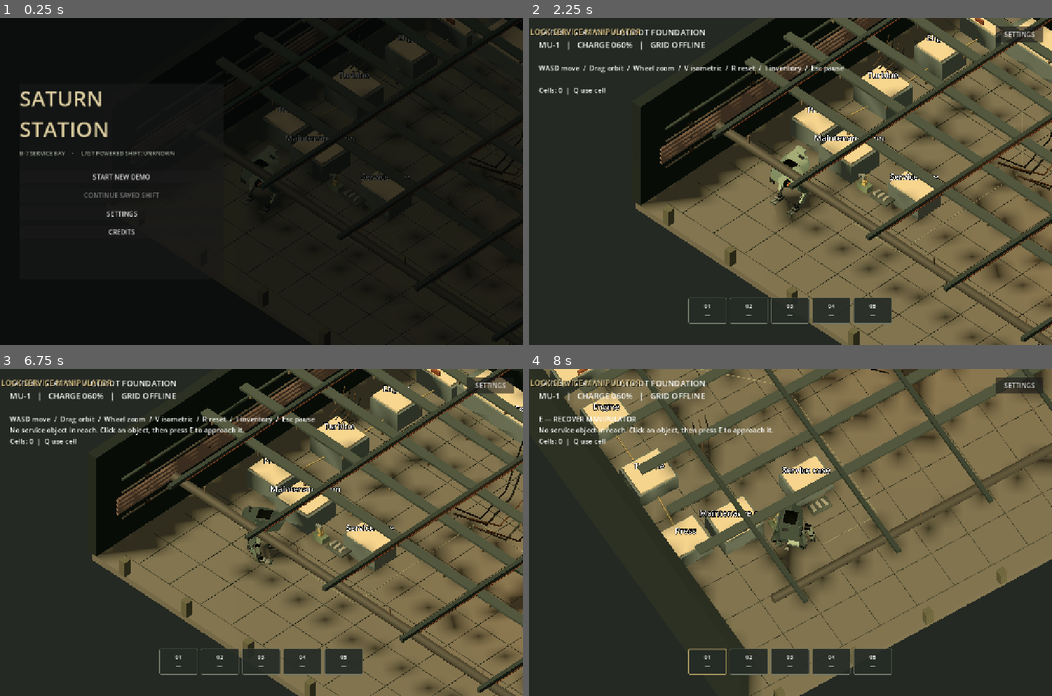
Above: before the commit, frames 1-4 (two rows, left to right).
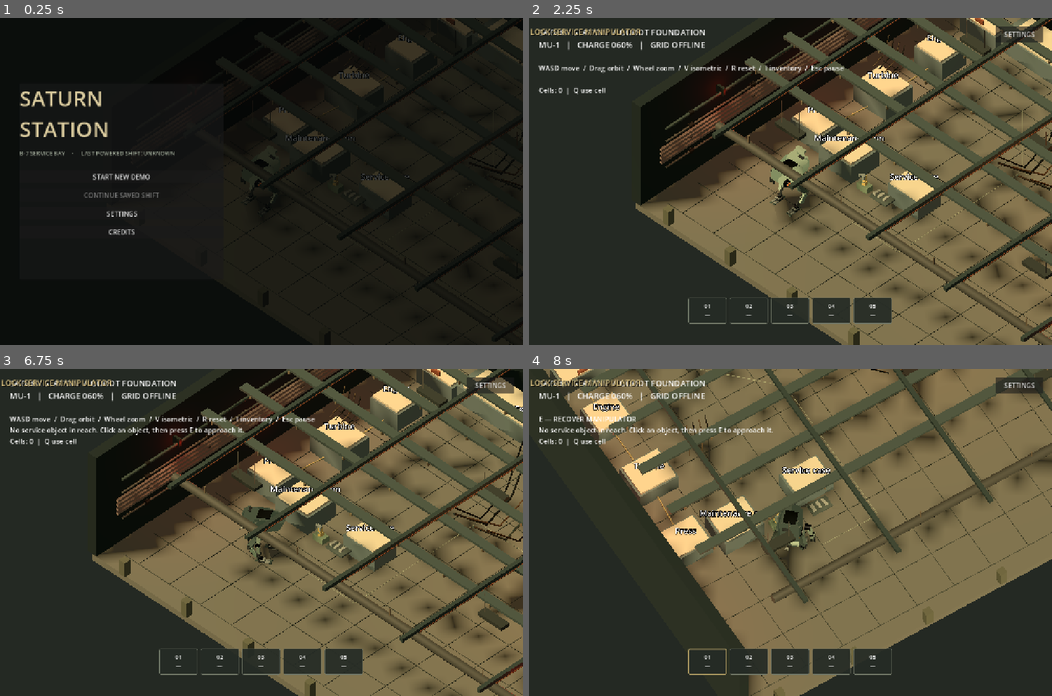
Above: after the commit, the same moments.

Repository: thetruenadia/saturn-station
Game: Godot game, scene res://main_menu.tscn
The game is run twice, just before and just after one commit, with the same random seed, the same clock (stepped at 60 frames per second) and the same inputs.
Inputs (mouse positions are in pixels of both pictures, inside the frame that each line leads up to):
- Up to frame 1 (0.25 s): no input
- Up to frame 2 (2.25 s): click "START NEW DEMO" at 0.5 s; click "BEGIN BOOT SEQUENCE" at 1.25 s; click "Y · SKIP CUTSCENE" at 2 s
- Up to frame 3 (6.75 s): click "SETTINGS" at 2.75 s; click "BACK TO PAUSE MENU" at 3.5 s; click "RESTART DEMO" at 4.25 s; click "BEGIN BOOT SEQUENCE" at 5 s; click "Y · SKIP CUTSCENE" at 5.75 s; tap Enter at 6.5 s; move the mouse to (376, 516) at 6.52 s; hold D from 6.53 s (still down); tap E at 6.6 s; click (376, 516) at 6.67 s
- Up to frame 4 (8 s): tap 1 at 6.8 s; release D at 7.25 s; drag from (685, 548) to (764, 597) at 7.27 s

The runs differ from the first frame. In frame 1, less than 0.1% of the frame differs, in the area x 51-100%, y 6-80%; in frame 2, 0.9%; in frame 3, 1.0%, in the area x 30-100%, y 0-100%; in frame 4, 0.2%.

Commit message:
Add staged workshop power lighting

Diff:
--- a/godot/test_workshop.gd
+++ b/godot/test_workshop.gd
@@ -24,6 +24,15 @@
 	assert(workshop.hotbar_slots.size() == 5)
 	assert(workshop.ambient_player.playing)
 	assert((workshop.ambient_player.stream as AudioStreamWAV).loop_mode == AudioStreamWAV.LOOP_FORWARD)
+	var atmosphere = workshop.infrastructure
+	var work_lights: Array = atmosphere.get("work_fixture_lights")
+	var emergency_lights: Array = atmosphere.get("emergency_lights")
+	assert(work_lights.size() == 6 and emergency_lights.size() == 6)
+	assert(not atmosphere.get("powered"))
+	for light in work_lights:
+		assert(is_zero_approx(light.light_energy))
+	for light in emergency_lights:
+		assert(light.light_energy > 0.0 and absf(light.position.x) > 13.0)
 	var desktop_inventory_layout: Dictionary = workshop._inventory_layout_for_width(1280.0)
 	assert(desktop_inventory_layout["panel_width"] == 780.0 and desktop_inventory_layout["columns"] == 5)
 	var mobile_inventory_layout: Dictionary = workshop._inventory_layout_for_width(320.0)
@@ -246,6 +255,10 @@
 	approach_target("Auxiliary power")
 	workshop.interact()
 	assert(workshop.powered and workshop.progression.powered)
+	assert(atmosphere.get("powered") and is_zero_approx(work_lights[0].light_energy))
+	await create_timer(1.9).timeout
+	for light in work_lights:
+		assert(light.light_energy > 0.0)
 	assert(workshop._current_directive().contains("ACCESS NOTE"))
 
 	# Recover the guaranteed recipe drops and the access card through the same
@@ -327,6 +340,11 @@
 	workshop.progression.authenticated = true
 	workshop.run_terminal_command("3")
 	assert(not workshop.powered and not workshop.progression.powered and workshop.mode == "")
+	assert(not atmosphere.get("powered"))
+	for light in work_lights:
+		assert(is_zero_approx(light.light_energy))
+	for light in emergency_lights:
+		assert(light.light_energy > 0.5)
 	workshop.charge = 0.0
 	workshop._physics_process(0.01)
 	assert(workshop.death_active and workshop.death_overlay.visible)
--- a/godot/workshop.gd
+++ b/godot/workshop.gd
@@ -52,6 +52,7 @@
 var hotbar_selected := -1
 var power_lamp: MeshInstance3D
 var amber_light: OmniLight3D
+var infrastructure: Node3D
 var yaw := PI / 4.0
 var pitch := 0.72
 var zoom := 15.0
@@ -266,7 +267,7 @@
 		block(self, Vector3(x,0.0,0), Vector3(0.025,0.025,20), "35382f")
 	for z in range(-10,11,2):
 		block(self, Vector3(0,0.0,z), Vector3(26,0.025,0.025), "35382f")
-	var infrastructure := preload("res://workshop_atmosphere.tscn").instantiate()
+	infrastructure = preload("res://workshop_atmosphere.tscn").instantiate()
 	infrastructure.name = "ExposedStationInfrastructure"
 	add_child(infrastructure)
 	for item in room:
@@ -366,6 +367,7 @@
 	_build_pause_screen(layer)
 	if persistence_enabled:
 		_load_progress()
+	infrastructure.call("set_power_state",powered)
 	update_camera()
 	get_viewport().size_changed.connect(_on_viewport_size_changed)
 	if get_tree().has_meta("start_maker_opening") and bool(get_tree().get_meta("start_maker_opening")):
@@ -1358,6 +1360,7 @@
 				return
 			powered = true
 			progression.powered = true
+			infrastructure.call("set_power_state",true)
 			power_lamp.material_override = material("72ff92",true)
 			amber_light.light_color = Color("d4b56d")
 			message = "Auxiliary grid online."
@@ -1607,6 +1610,7 @@
 		"3":
 			powered = false
 			progression.powered = false
+			infrastructure.call("set_power_state",false)
 			progression.authenticated = false
 			terminal_booted = false
 			power_lamp.material_override = material("70412a")
@@ -1710,6 +1714,7 @@
 	if progression.note_taken:
 		note_visual.hide()
 	if powered:
+		infrastructure.call("set_power_state",true)
 		power_lamp.material_override = material("72ff92", true)
 		amber_light.light_color = Color("d4b56d")
 	if progression.claw_salvaged:
--- a/godot/workshop_atmosphere.gd
+++ b/godot/workshop_atmosphere.gd
@@ -2,12 +2,110 @@
 ## Reusable ceiling and wall infrastructure for the service workshop.
 ## The exposed cable looms echo the observatory machinery reference while
 ## keeping the work floor, lockers, and service routes open.
+
+var work_fixture_lights: Array[OmniLight3D] = []
+var work_fixture_emitters: Array[MeshInstance3D] = []
+var emergency_lights: Array[OmniLight3D] = []
+var emergency_emitters: Array[MeshInstance3D] = []
+var powered := false
+var ignition_elapsed := 0.0
+var ignition_active := false
 
 func _ready() -> void:
 	_add_ceiling_trays()
 	_add_hanging_umbilicals()
 	_add_wall_pipework()
 	_add_distribution_cabinets()
+	_add_lighting_fixtures()
+	set_power_state(false)
+
+func _process(delta: float) -> void:
+	if not ignition_active:
+		return
+	ignition_elapsed += delta
+	var complete := true
+	for index in range(work_fixture_lights.size()):
+		var elapsed := ignition_elapsed-float(index)*0.18
+		var level := 0.0
+		if elapsed >= 0.0:
+			if elapsed < 0.16:
+				level = 0.65
+			elif elapsed < 0.38:
+				level = 0.08
+			elif elapsed < 0.65:
+				level = 0.85
+			elif elapsed < 0.82:
+				level = 0.35
+			else:
+				level = minf(1.0,0.6+(elapsed-0.82)*2.0)
+		if level < 1.0:
+			complete = false
+		work_fixture_lights[index].light_energy = 2.1*level
+		var emitter_material := work_fixture_emitters[index].material_override as StandardMaterial3D
+		emitter_material.emission_energy_multiplier = 3.5*level
+	if complete:
+		ignition_active = false
+
+func set_power_state(value: bool) -> void:
+	powered = value
+	ignition_elapsed = 0.0
+	ignition_active = value
+	for index in range(work_fixture_lights.size()):
+		work_fixture_lights[index].light_energy = 0.0
+		var emitter_material := work_fixture_emitters[index].material_override as StandardMaterial3D
+		emitter_material.emission_energy_multiplier = 0.0
+	for index in range(emergency_lights.size()):
+		emergency_lights[index].light_energy = 0.08 if value else 0.58
+		var emitter_material := emergency_emitters[index].material_override as StandardMaterial3D
+		emitter_material.emission_energy_multiplier = 0.35 if value else 2.4
+
+func _add_lighting_fixtures() -> void:
+	var fixture_positions: Array[Vector3] = [Vector3(-9,4.5,6),Vector3(6,4.7,5),Vector3(-7,4.7,-4),Vector3(5,4.6,-7),Vector3(11.4,4,-9.5),Vector3(0,5,-1)]
+	var fixture_colors: Array[Color] = [Color("ffd6a0"),Color("ffd6a0"),Color("ffd6a0"),Color("c5e5e8"),Color("e9edcc"),Color("e4dfbd")]
+	for index in range(fixture_positions.size()):
+		var position := fixture_positions[index]
+		for side in [-1,1]:
+			_pipe(self,"LightFixtureSuspension",Vector3(position.x+float(side)*0.55,5.9,position.z),Vector3(position.x+float(side)*0.55,position.y,position.z),0.022,Color("676356"))
+		_box(self,"IndustrialLightHousing",position,Vector3(1.55,0.18,0.52),Color("383c35"))
+		var emitter := _box(self,"WorkLightEmitter",position+Vector3(0,-0.105,0),Vector3(1.28,0.045,0.34),fixture_colors[index])
+		var emitter_material := StandardMaterial3D.new()
+		emitter_material.albedo_color = fixture_colors[index]
+		emitter_material.emission_enabled = true
+		emitter_material.emission = fixture_colors[index]
+		emitter_material.emission_energy_multiplier = 0.0
+		emitter.material_override = emitter_material
+		var light := OmniLight3D.new()
+		light.name = "StagedWorkLight_%02d" % index
+		light.position = position+Vector3(0,-0.35,0)
+		light.light_color = fixture_colors[index]
+		light.omni_range = 11.0
+		light.light_energy = 0.0
+		light.shadow_enabled = false
+		add_child(light)
+		work_fixture_emitters.append(emitter)
+		work_fixture_lights.append(light)
+	# Emergency beacons sit directly on the wall structure; there are no freestanding light poles.
+	var emergency_positions: Array[Vector3] = [Vector3(-13.55,4.1,6),Vector3(-13.55,3.0,-5),Vector3(-13.55,1.8,0),Vector3(13.55,4.1,-8),Vector3(13.55,2.9,5),Vector3(13.55,1.8,-2)]
+	for index in range(emergency_positions.size()):
+		var position := emergency_positions[index]
+		var panel := _box(self,"EmergencyBeaconHousing",position,Vector3(0.14,0.44,0.52),Color("33362f"))
+		panel.rotation.y = PI/2.0 if position.x < 0.0 else -PI/2.0
+		var emitter := _box(self,"EmergencyBeaconEmitter",position+Vector3(0.05 if position.x < 0.0 else -0.05,0,0),Vector3(0.06,0.32,0.34),Color("a6190d"))
+		emitter.rotation.y = panel.rotation.y
+		var emitter_material := StandardMaterial3D.new()
+		emitter_material.albedo_color = Color("a6190d")
+		emitter_material.emission_enabled = true
+		emitter_material.emission = Color("ff1608")
+		emitter.material_override = emitter_material
+		var light := OmniLight3D.new()
+		light.name = "WallEmergencyLight_%02d" % index
+		light.position = position+Vector3(0.34 if position.x < 0.0 else -0.34,0,0)
+		light.light_color = Color("ff2410")
+		light.omni_range = 8.0
+		light.shadow_enabled = false
+		add_child(light)
+		emergency_emitters.append(emitter)
+		emergency_lights.append(light)
 
 func _material(color: Color, metal := 0.55, rough := 0.8) -> StandardMaterial3D:
 	var result := StandardMaterial3D.new()
Not shown, changed: godot/PORTING-STATUS.md
